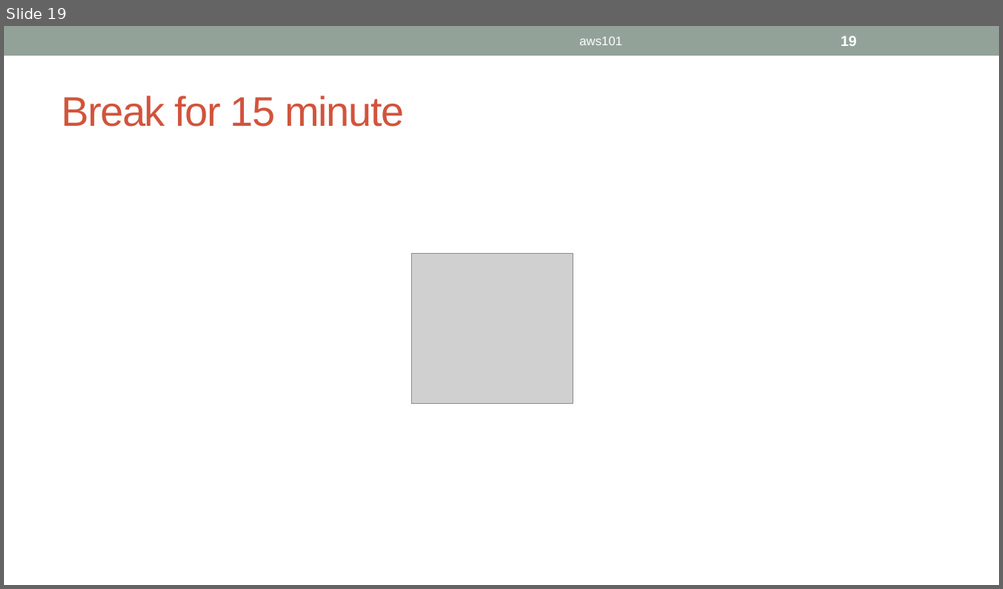
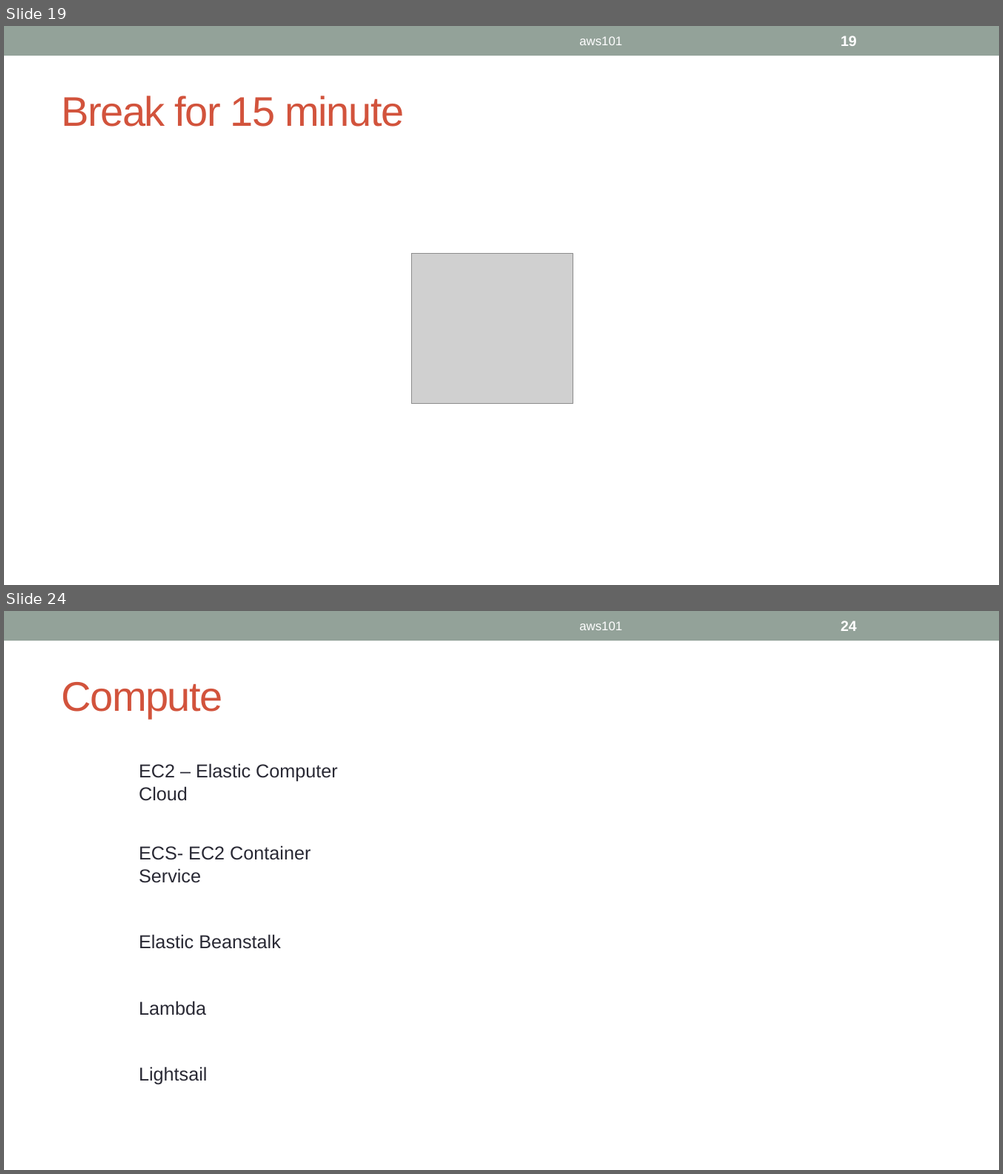
Before and after one commit to ignis01/aws101, a slide deck: aws101.pptx. Shown one above the other, each under a label of ours: slide 19 before the commit, slides 19 and 24 after it; the slides between them are not shown. The pictures are 1003x589 and 1003x1174 pixels, drawn with LibreOffice and Linux fonts; fonts in the diff are those of the drawing; grey boxes stand for pictures. Boxes give left, top, right and bottom in pixels: in the first picture for what was removed or moved away, otherwise in the second. Text is boxed around its words. In the diff, an @@ line names an element or a change of style, - is before the commit and + after.

```diff
--- a/aws101.pptx
+++ b/aws101.pptx
@@ slide 24 added at [4,611,999,1170], background #FFFFFF; not listed: 1 template element that a slide beside it also shows @@
@@ text added at [579,621,622,630], 12 pt, text #FFFFFF @@
+aws101
@@ page number added at [840,621,856,631], 14 pt, text #FFFFFF, bold @@
+24
@@ title added at [61,682,223,718], 40 pt, text #D2533C @@
+Compute
@@ text added at [139,763,338,801], 18 pt, text #292934 @@
+EC2 – Elastic Computer Cloud
@@ text added at [139,846,310,883], 18 pt, text #292934 @@
+ECS- EC2 Container Service
@@ text added at [139,934,281,949], 18 pt, text #292934 @@
+Elastic Beanstalk
@@ text added at [139,1001,206,1016], 18 pt, text #292934 @@
+Lambda
@@ text added at [139,1067,207,1085], 18 pt, text #292934 @@
+Lightsail
```
Also in this commit, not shown: 1 slide changed, 3 other slides added.
